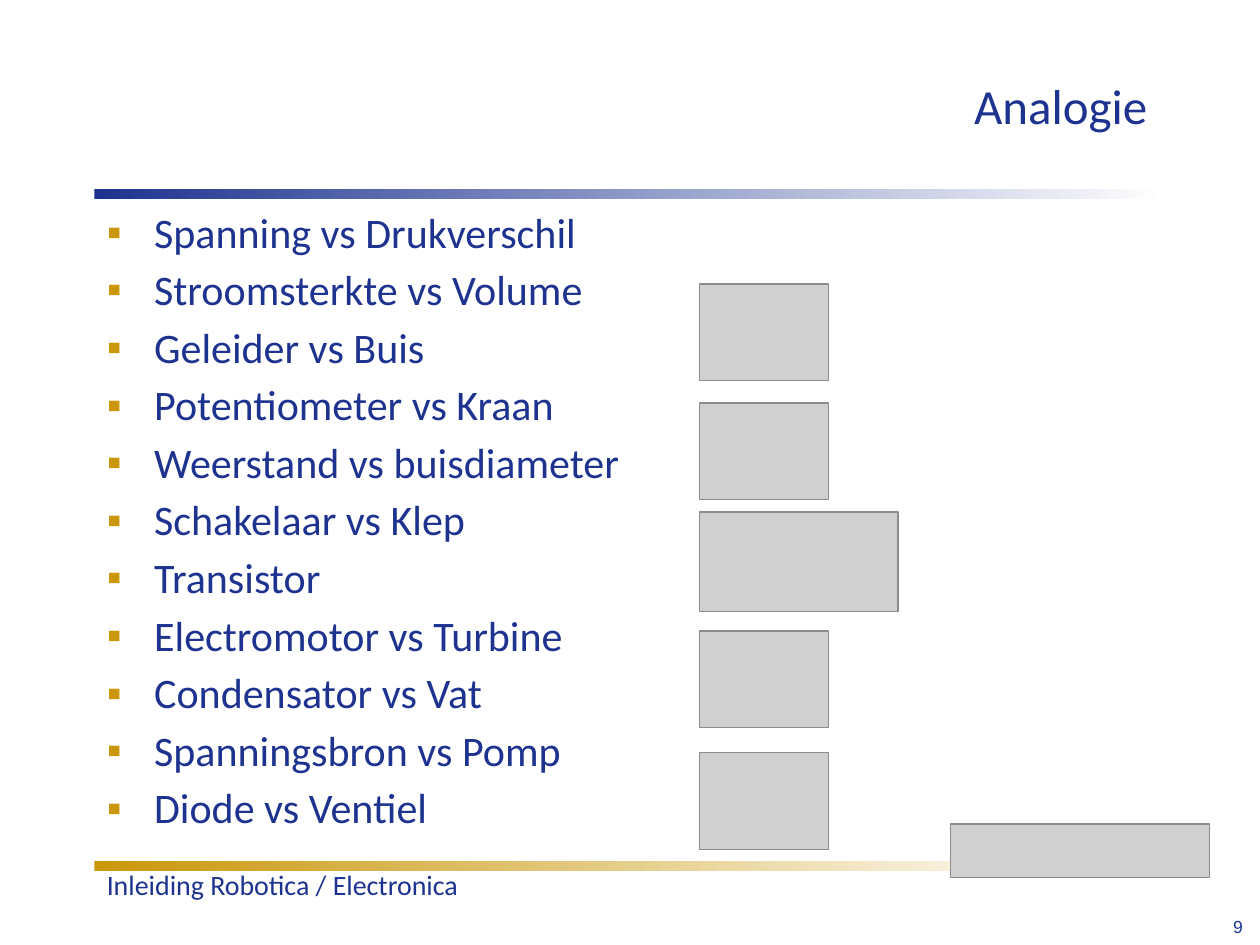
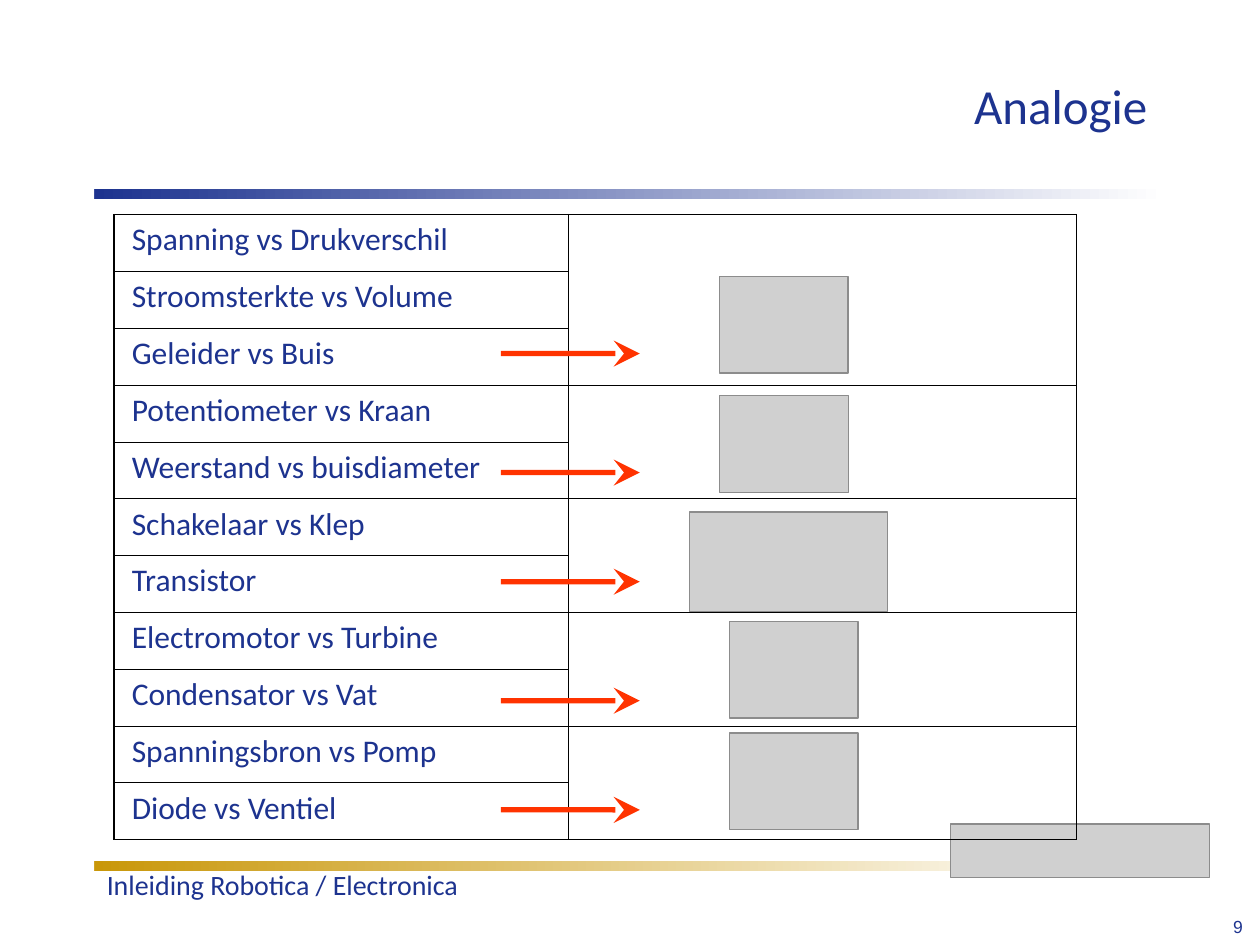
Before and after one commit to humiq/Greendevelopment, a slide deck: slide 9 of trunk/documents/Colleges/ISIROB College 1.ppt. Drawn at 1260x945 pixels with LibreOffice and Linux fonts; fonts in the diff are those of the drawing; grey boxes stand for pictures; background and template pictures are left out. Boxes give left, top, right and bottom in pixels: in the first picture for what was removed or moved away, otherwise in the second. Text is boxed around its words. In the diff, an @@ line names an element or a change of style, - is before the commit and + after.

```diff
--- a/trunk/documents/Colleges/ISIROB College 1.ppt
+++ b/trunk/documents/Colleges/ISIROB College 1.ppt
@@ table added at (113, 214, 1076, 839), 11 rows, 2 columns @@
+Spanning vs Drukverschil | 
+Stroomsterkte vs Volume | 
+Geleider vs Buis | 
+Potentiometer vs Kraan | 
+Weerstand vs buisdiameter | 
+Schakelaar vs Klep | 
+Transistor | 
+Electromotor vs Turbine | 
+Condensator vs Vat | 
+Spanningsbron vs Pomp | 
+Diode vs Ventiel | 
@@ text removed at (154, 219, 619, 824) @@
-▪ Spanning vs Drukverschil
-▪ Stroomsterkte vs Volume
-▪ Geleider vs Buis
-▪ Potentiometer vs Kraan
-▪ Weerstand vs buisdiameter
-▪ Schakelaar vs Klep
-▪ Transistor
-▪ Electromotor vs Turbine
-▪ Condensator vs Vat
-▪ Spanningsbron vs Pomp
-▪ Diode vs Ventiel
@@ picture: place and size @@
-picture at (699, 284, 828, 381)
+picture at (719, 276, 848, 373)
@@ arrow added from (501, 354) to (640, 354), #FF3300 3 pt @@
@@ picture: place and size @@
-picture at (699, 403, 828, 500)
+picture at (719, 396, 848, 493)
@@ arrow added from (501, 472) to (640, 472), #FF3300 3 pt @@
@@ picture: place and size @@
-picture at (699, 512, 897, 611)
+picture at (689, 512, 887, 611)
@@ arrow added from (501, 582) to (640, 582), #FF3300 3 pt @@
@@ picture: place and size @@
-picture at (699, 631, 828, 728)
+picture at (730, 621, 858, 718)
@@ arrow added from (501, 701) to (640, 701), #FF3300 3 pt @@
@@ picture: place and size @@
-picture at (699, 752, 828, 849)
+picture at (730, 733, 858, 830)
@@ arrow added from (501, 810) to (640, 810), #FF3300 3 pt @@
```
Also in this commit, not shown: 24 other slides changed, 2 slides added.
